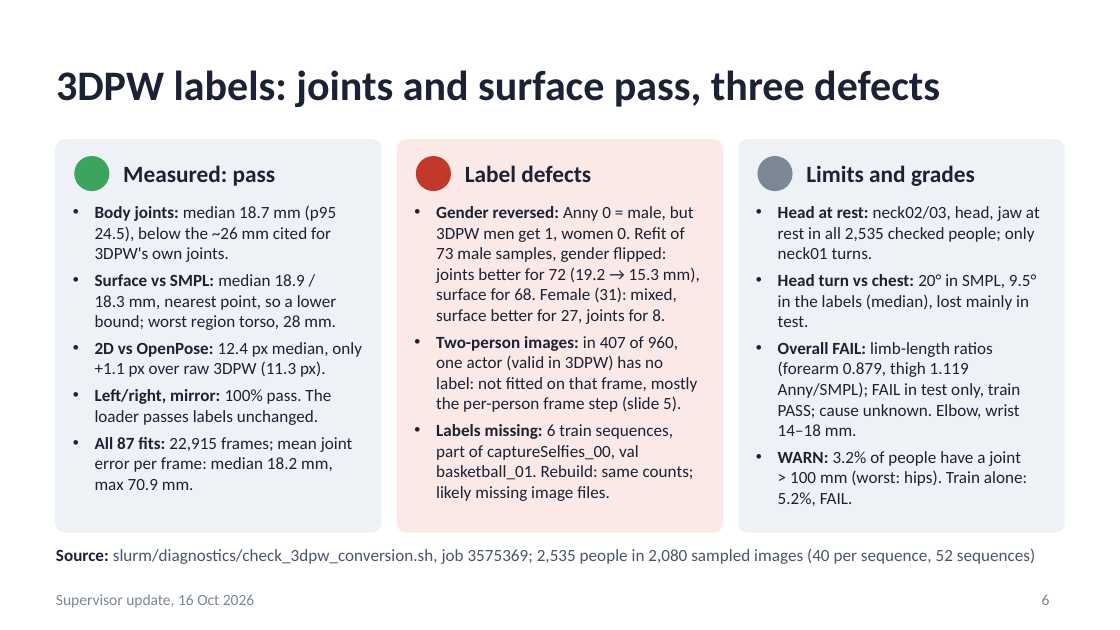
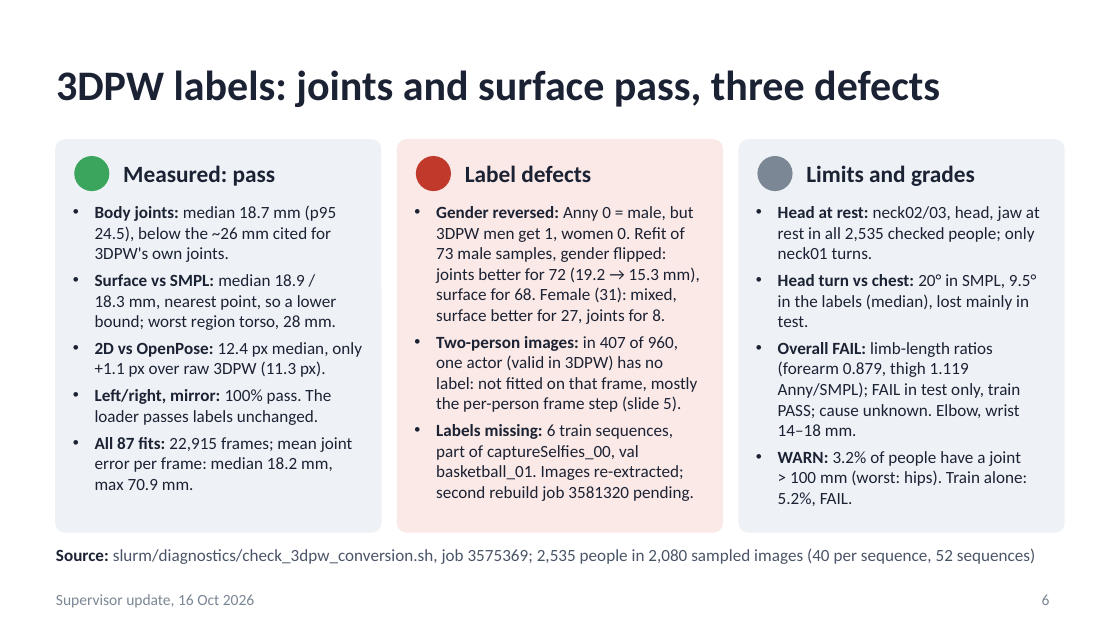
Before and after one commit to saadnajib/Multi-Person-Whole-Body-Human-Mesh-Recovery-in-a-Single-Shot-with-Annyone-dataset-and-3dpw-dataset, a slide deck: slide 6 of docs/supervisor_update_2026-10-16.pptx. Drawn at 1120x630 pixels with LibreOffice and Linux fonts; fonts in the diff are those of the drawing. Boxes give left, top, right and bottom in pixels: in the first picture for what was removed or moved away, otherwise in the second. Text is boxed around its words. In the diff, an @@ line names an element or a change of style, - is before the commit and + after.

```diff
--- a/docs/supervisor_update_2026-10-16.pptx
+++ b/docs/supervisor_update_2026-10-16.pptx
@@ text at [436,424,694,501]: text changed @@
-• Labels missing: 6 train sequences, part of captureSelfies_00, val basketball_01. Rebuild: same counts; likely missing image files.
+• Labels missing: 6 train sequences, part of captureSelfies_00, val basketball_01. Images re-extracted; second rebuild job 3581320 pending.
```
Also in this commit, not shown: 3 other slides changed, 2 other files.
